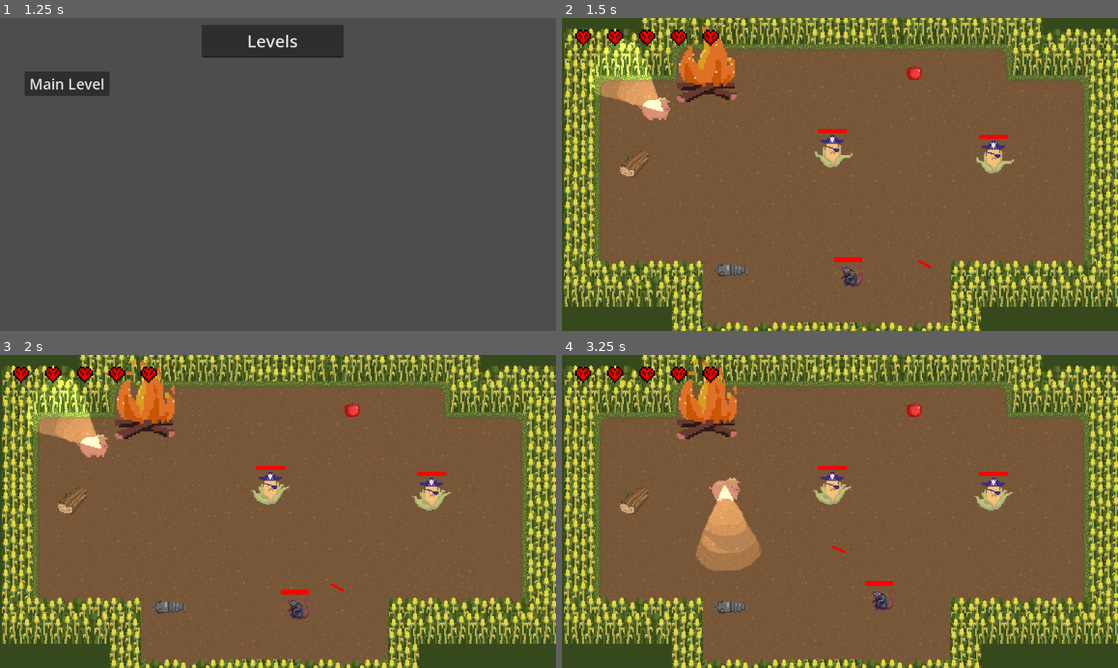
Above: before the commit, frames 1-4 (two rows, left to right).
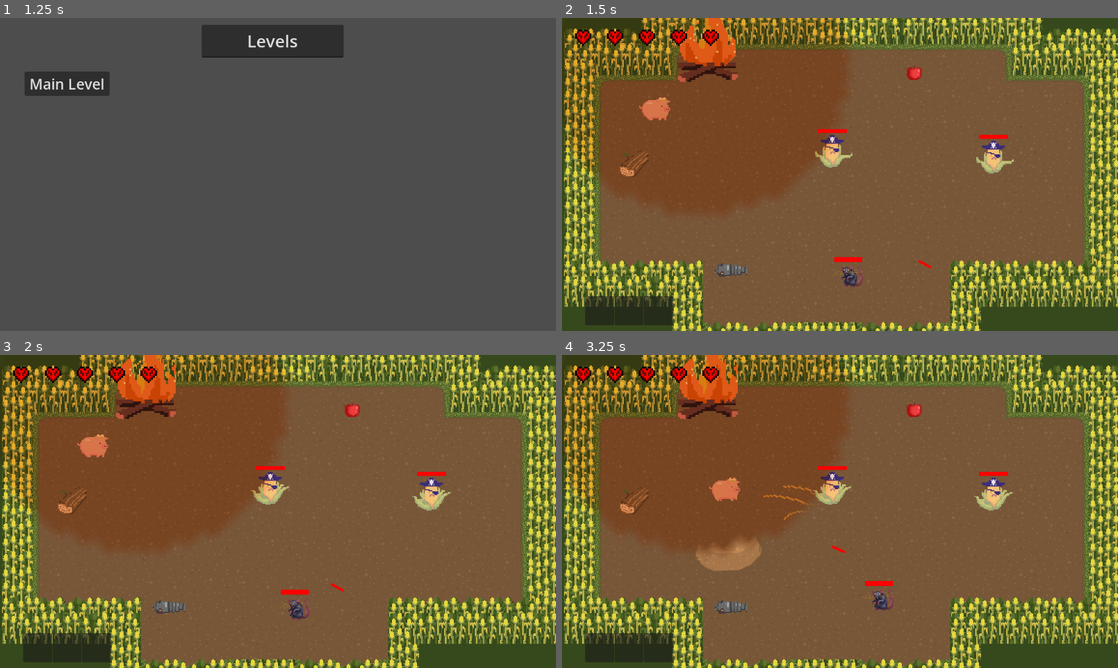
Above: after the commit, the same moments.

Repository: JasonLee4/MaizeRunnerGame
Game: Godot game, scene res://scenes/levels/main_menu.tscn
Same seed, same stepped clock (60 frames per second), same inputs: the game is played once before the commit and once after it.
Inputs (mouse positions are in pixels of both pictures, inside the frame that each line leads up to):
- Up to frame 1 (1.25 s): click "Start" at 0.5 s
- Up to frame 2 (1.5 s): click "Main Level" at 1.25 s
- Up to frame 3 (2 s): no input
- Up to frame 4 (3.25 s): move the mouse to (962, 495) at 2.02 s; hold D (right) 2.03-2.78 s; tap Q (q) at 2.1, 3.05 s; move the mouse to (728, 527) at 2.77 s; hold S (down) from 2.78 s (still down); tap F (advance_dialogue) at 2.85 s

Frame 1 is identical in both runs. In frame 2, 8.4% of the frame differs, in the area x 0-52%, y 0-98%; in frame 3, 8.4%; in frame 4, 8.4%.

Commit message:
update hotbar to always showing, fireplace light

Diff:
--- a/scenes/dungeon_gen/dungeon_gen.gd
+++ b/scenes/dungeon_gen/dungeon_gen.gd
@@ -2,7 +2,7 @@
 var Room = preload("res://scenes/dungeon_gen/rooms/rect_room.tscn")
 var player_scene = preload("res://scenes/characters/pig.tscn")
 var rat_enemy = preload("res://scenes/enemies/rat.tscn")
-var ui = preload("res://scenes/ui/ui.tscn")
+var ui_scene = preload("res://scenes/ui/ui.tscn")
 var fireplace_scene = preload("res://scenes/objects/FirePlace.tscn")
 var wood_scene = preload("res://scenes/items/wood.tscn")
 
@@ -26,6 +26,8 @@
 	seed("maizerun".hash())
 	print("Making rooms...")
 	await make_rooms()
+	print("Loading UI...")
+	add_child(ui_scene.instantiate())
 	print("Loading player...")
 	load_player()
 	print("Creating map...")
@@ -34,6 +36,7 @@
 	spawn_enemies(4)
 	print("Spawn items...")
 	spawn_items()
+
 
 func _process(_delta):
 	queue_redraw()
--- a/scenes/dungeon_gen/dungeon_gen.tscn
+++ b/scenes/dungeon_gen/dungeon_gen.tscn
@@ -1,8 +1,7 @@
-[gd_scene load_steps=4 format=3 uid="uid://dx3kt1flbreh8"]
+[gd_scene load_steps=3 format=3 uid="uid://dx3kt1flbreh8"]
 
 [ext_resource type="Script" path="res://scenes/dungeon_gen/dungeon_gen.gd" id="1_7plxx"]
 [ext_resource type="TileSet" uid="uid://bnik0x0gnd41" path="res://assets/tilesets/corn_ground_tileset.tres" id="2_0cbpq"]
-[ext_resource type="PackedScene" uid="uid://cx0pvdscatwe5" path="res://scenes/ui/ui.tscn" id="3_7t5bt"]
 
 [node name="DungeonGen" type="Node2D"]
 script = ExtResource("1_7plxx")
@@ -23,7 +22,5 @@
 
 [node name="Objects" type="Node2D" parent="."]
 
-[node name="UI" parent="." instance=ExtResource("3_7t5bt")]
-
 [node name="CanvasModulate" type="CanvasModulate" parent="."]
 color = Color(0.00392157, 0.0235294, 0.141176, 0.92549)
--- a/scenes/objects/FirePlace.tscn
+++ b/scenes/objects/FirePlace.tscn
@@ -1,9 +1,9 @@
-[gd_scene load_steps=10 format=3 uid="uid://bvxtel4kt8t1d"]
+[gd_scene load_steps=11 format=3 uid="uid://bvxtel4kt8t1d"]
 
-[ext_resource type="Texture2D" uid="uid://c64m8bioy63m1" path="res://assets/spritesheets/apple.png" id="1_dq3mn"]
 [ext_resource type="Script" path="res://scenes/objects/FirePlace.gd" id="1_m0kst"]
 [ext_resource type="Resource" uid="uid://du10n1gotovf2" path="res://scenes/items/inventory/inv_items/Torch.tres" id="2_ll4gk"]
 [ext_resource type="Texture2D" uid="uid://p2ae71l8x3qr" path="res://assets/spritesheets/campfire.png" id="3_ak5db"]
+[ext_resource type="Texture2D" uid="uid://1m6kvuxu25w5" path="res://assets/spritesheets/whitecircle.png" id="4_bpyxi"]
 
 [sub_resource type="AtlasTexture" id="AtlasTexture_mt8ow"]
 atlas = ExtResource("3_ak5db")
@@ -28,36 +28,49 @@
 }]
 
 [sub_resource type="RectangleShape2D" id="RectangleShape2D_5ybjv"]
-size = Vector2(76, 59)
+size = Vector2(120, 102.5)
 
-[sub_resource type="CircleShape2D" id="CircleShape2D_7c7er"]
-radius = 31.0161
+[sub_resource type="CapsuleShape2D" id="CapsuleShape2D_v6mst"]
+radius = 23.0
+height = 76.0
+
+[sub_resource type="CircleShape2D" id="CircleShape2D_erl4n"]
 
 [node name="FirePlace" type="StaticBody2D"]
 script = ExtResource("1_m0kst")
 inv_item = ExtResource("2_ll4gk")
 
 [node name="AnimatedSprite2D" type="AnimatedSprite2D" parent="."]
+position = Vector2(1, -21)
 scale = Vector2(2, 2)
 sprite_frames = SubResource("SpriteFrames_i7yiu")
 animation = &"Flicker"
-
-[node name="Sprite2D" type="Sprite2D" parent="."]
-visible = false
-position = Vector2(0, -9.53674e-07)
-scale = Vector2(2.125, 2.20833)
-texture = ExtResource("1_dq3mn")
 
 [node name="Area2D" type="Area2D" parent="."]
 collision_layer = 4
 
 [node name="CollisionShape2D" type="CollisionShape2D" parent="Area2D"]
-position = Vector2(1, 12.5)
 shape = SubResource("RectangleShape2D_5ybjv")
 
 [node name="CollisionShape2D" type="CollisionShape2D" parent="."]
 position = Vector2(1, 0)
-shape = SubResource("CircleShape2D_7c7er")
+rotation = 1.5708
+shape = SubResource("CapsuleShape2D_v6mst")
+
+[node name="PointLight2D" type="PointLight2D" parent="."]
+light_mask = 2
+rotation = -0.774926
+scale = Vector2(12.4577, 12.4492)
+color = Color(1, 0.792157, 0.635294, 1)
+blend_mode = 2
+shadow_enabled = true
+texture = ExtResource("4_bpyxi")
+
+[node name="Area2D" type="Area2D" parent="PointLight2D"]
+rotation = 0.774926
+
+[node name="CollisionShape2D" type="CollisionShape2D" parent="PointLight2D/Area2D"]
+shape = SubResource("CircleShape2D_erl4n")
 
 [connection signal="body_entered" from="Area2D" to="." method="_on_area_2d_body_entered"]
 [connection signal="body_exited" from="Area2D" to="." method="_on_area_2d_body_exited"]
--- a/scenes/ui/hot_bar.gd
+++ b/scenes/ui/hot_bar.gd
@@ -1,10 +1,7 @@
 extends Control
 
-var is_open = false
-#@onready var inventory: Inventory = preload("res://scenes/items/inventory/piginv.tres")
+var is_open = true
 @onready var slots = $GridContainer.get_children()
-
-#var inventory = Globals.inv
 
 func _ready():
 	#print("connection to update")
@@ -12,19 +9,15 @@
 	Globals.inv = Inventory.new()
 
 	update_slots()
-	close()
+	open()
 
 func update_slots():
 	for i in range(min(Globals.inv.slots.size(), slots.size())):
 		if Globals.inv.slots[i]:
 			slots[i].update(Globals.inv.slots[i])
 
-func _process(delta):
-	if Input.is_action_just_pressed("q"):
-		if is_open:
-			close()
-		else:
-			open()
+func _process(_delta):
+	pass
 
 func open():
 	self.visible = true
